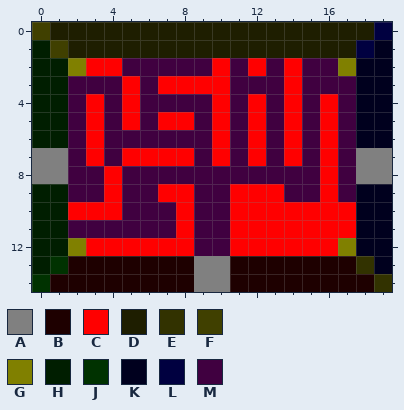
One commit to this pixel-art sprite: images/dungeon1/room4.png. Above, as it was before the edit.
The file is 20x15 pixels.
Palette (. is transparent): A #808080  B #1e0000  C #ff0000  D #1e1e00  E #323200  F #404000  G #808000  H #001e00  J #003200  K #00001e  L #000040  M #400040
Pixels before, first column x 0:
 0 FDDDDDDDDDDDDDDDDDDL
 1 HFDDDDDDDDDDDDDDDDLK
 2 HHGCCMMMMMCMCMCMMGKK
 3 HHMMMCMCCCCMMMCMMMKK
 4 HHMCMCMMMMCMCMCMCMKK
 5 HHMCMCMCCMCMCMCMCMKK
 6 HHMCMMMMMMCMCMCMCMKK
 7 AAMCMCCCCMCMCMCMCMAA
 8 AAMMCMMMMMMMMMMMCMAA
 9 HHMMCMMCCMMCCCMMCMKK
10 HHCCCMMMCMMCCCCCCCKK
11 HHMMMMMMCMMCCCCCCCKK
12 HHGCCCCCCMMCCCCCCGKK
13 HJBBBBBBBAABBBBBBBEK
14 JBBBBBBBBAABBBBBBBBE
Once edited:
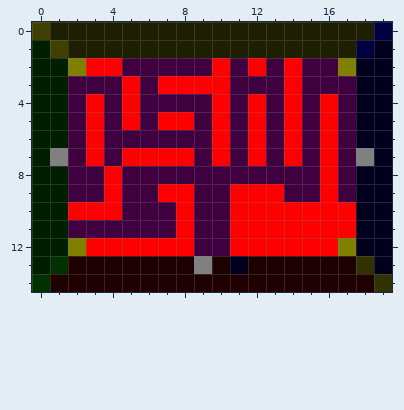
Diff:
Changed rows in their new state; - is an unchanged pixel.
first column x 0:
 7 H------------------K
 8 HH----------------KK
first column x 9:
13 -BK
14 BB-
